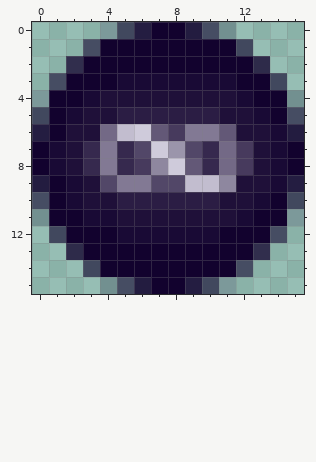
A pixel-art sprite gets an edit: frontend/static/assets/favicons/icon-16x16.png. The picture above is the old version.
The file is 16x16 pixels. Pixels under 10% opacity are left out. Colours within 5 levels of each other are drawn and written as one.
New version:
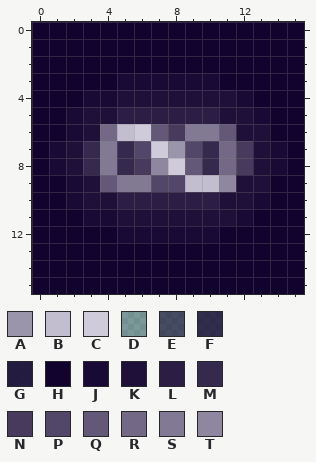
Palette (. is transparent): A #9b95ab  B #c2bdcf  C #cfcbdb  D #0f002c31  E #11012d99  F #11012dc2  G #11022eda  H #12022e  J #190a35  K #1f1039  L #2b1d44  M #36294e  N #473a5d  P #524768  Q #635877  R #736986  S #827994  T #8e879f
Commit message: feat: maskable icons
The edit:
Colour H now appears in row 0 at x 0 to 3 and 12 to 15; in row 1 at x 0 to 2 and 13 to 15; in row 2 at x 0 to 1 and 14 to 15; in row 3 at x 0 and 15; in row 12 at x 0 and 15; in row 13 at x 0 to 1 and 14 to 15.
Colour H now appears in row 14 at x 0 to 2 and 13 to 15; in row 15 at x 0 to 3 and 12 to 15.
The author changed colour D to colour H in row 0 at x 4 and 11; in row 4 at x 0 and 15; in row 11 at x 0 and 15; in row 15 at x 4 and 11.
The author changed colour E to colour H in row 0 at x 5 and 10; in row 1 at x 3 and 12; in row 3 at x 1 and 14; in row 5 at x 0 and 15; in row 10 at x 0 and 15; in row 12 at x 1 and 14.
The author changed colour E to colour H in row 14 at x 3 and 12; in row 15 at x 5 and 10.
The author changed colour F to colour H in row 2 at x 2 and 13; in row 13 at x 2 and 13.
The author changed colour G to colour H in row 0 at x 6 and 9; in row 6 at x 0 and 15; in row 9 at x 0 and 15; in row 15 at x 6 and 9.
The author changed colour J to colour H in row 3 at x 11; in row 6 at x 14; in row 9 at x 14.
The author changed colour K to colour J in row 4 at x 4; in row 6 at x 2.
The author changed colour P to colour Q in row 9 at x 4.
